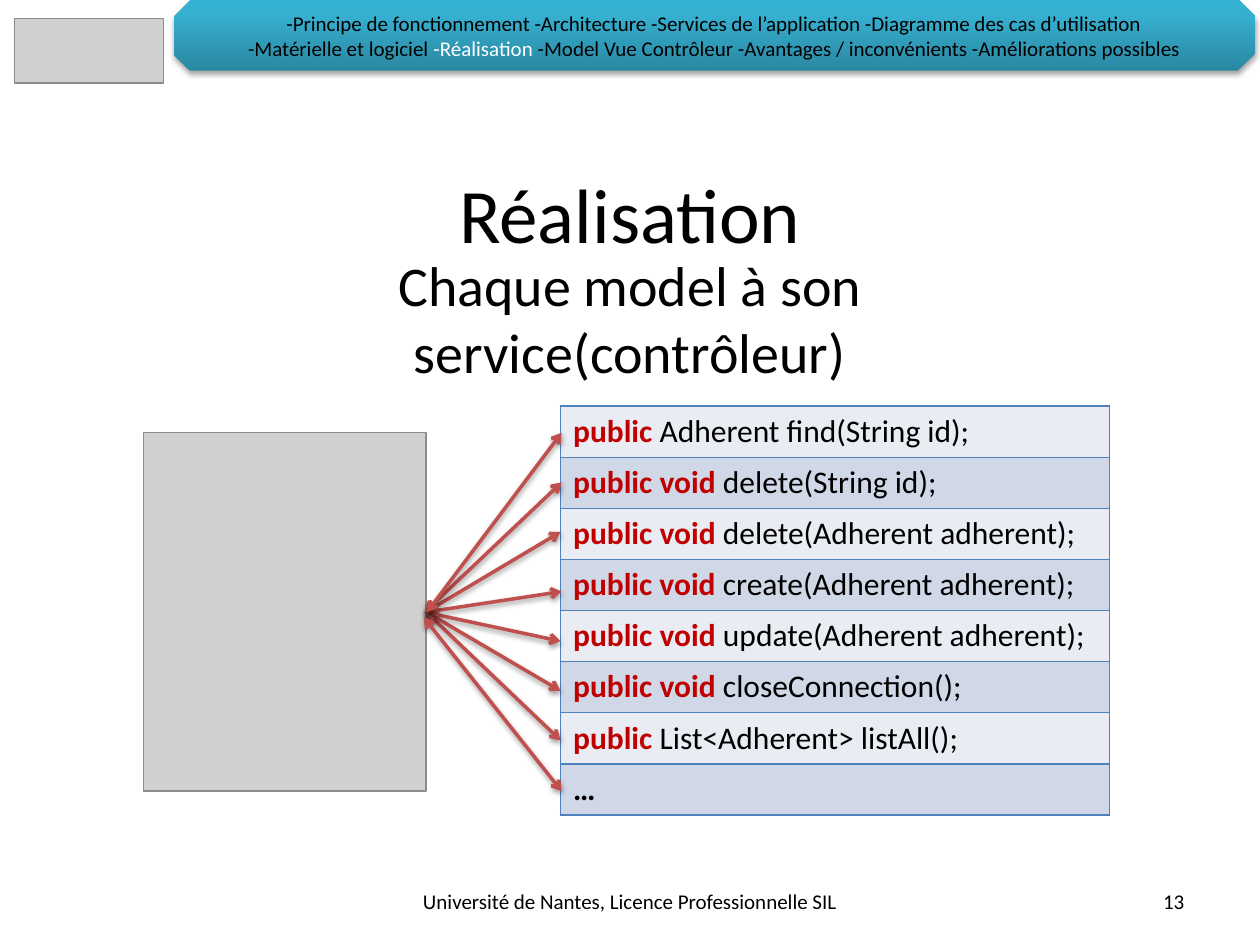
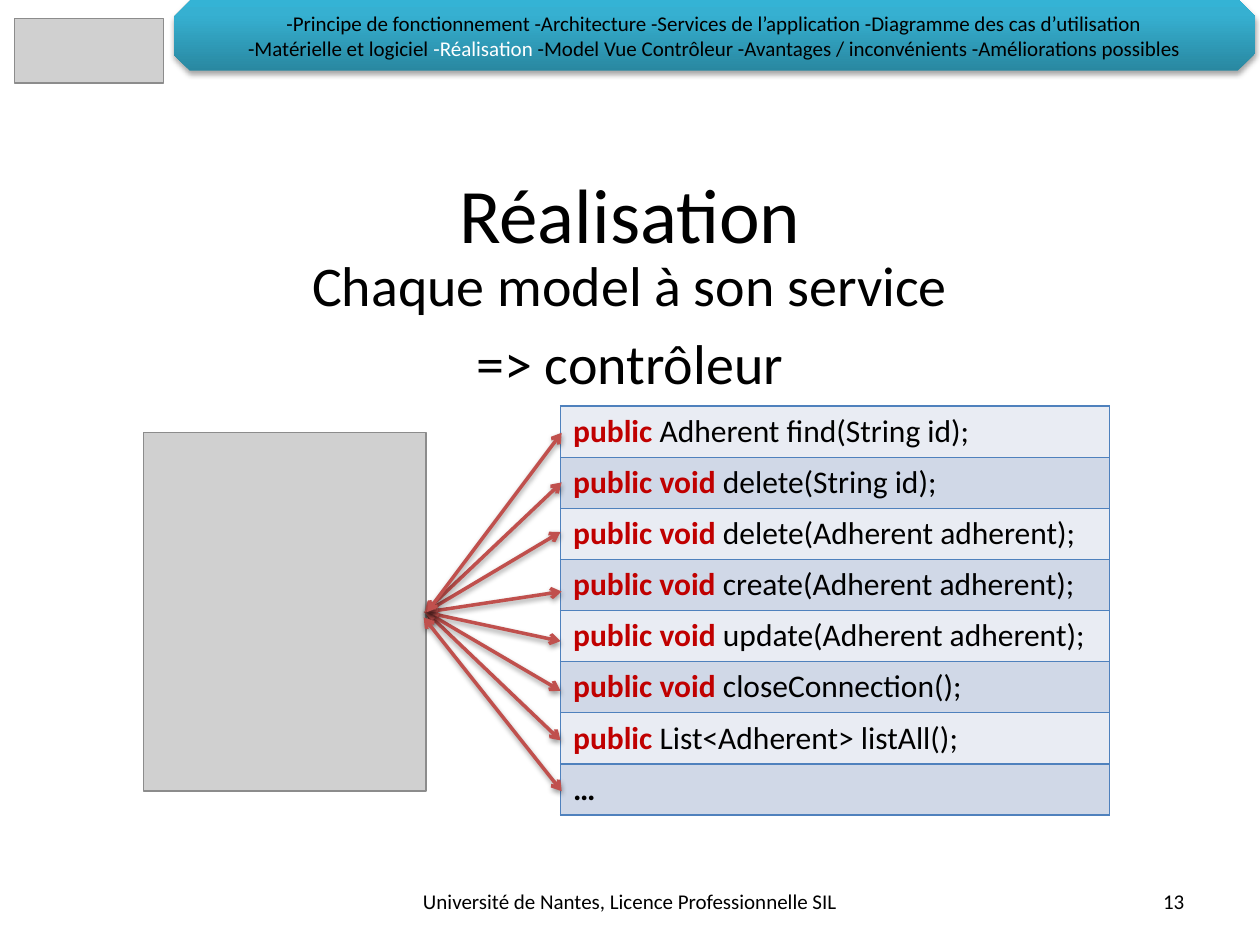
Before and after one commit to LeonardoALARCON/progr3, a slide deck: slide 13 of Documentation/DiapoProg3/PresentationProg3.pptx. Drawn at 1260x945 pixels with LibreOffice and Linux fonts; fonts in the diff are those of the drawing; grey boxes stand for pictures; background and template pictures are left out. Boxes give left, top, right and bottom in pixels: in the first picture for what was removed or moved away, otherwise in the second. Text is boxed around its words. In the diff, an @@ line names an element or a change of style, - is before the commit and + after.

```diff
--- a/Documentation/DiapoProg3/PresentationProg3.pptx
+++ b/Documentation/DiapoProg3/PresentationProg3.pptx
@@ subtitle at [312, 267, 946, 385]: text changed @@
-Chaque model à son service(contrôleur)
+Chaque model à son service
+=> contrôleur
```
Also in this commit, not shown: 1 other slide changed, 3 other files.
